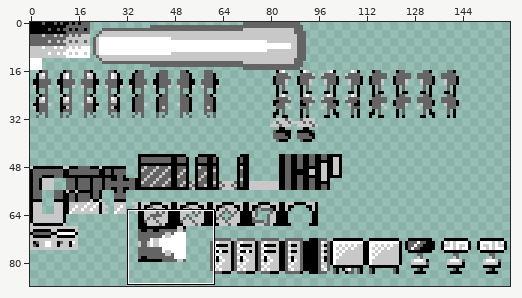
Edited in one commit: pixel-art file (assets/SpriteSheet-1.ase). Above: a wide view before the commit, with the close-up outlined.
Close-up. Earlier state:
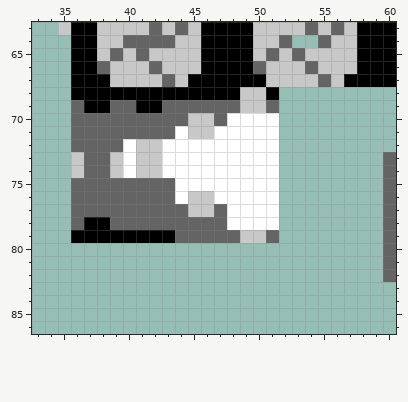
160x144 pixels, 1 frame. Shown: x 33..60, y 63..86. The wide view leaves out empty margins.
Now the later version:
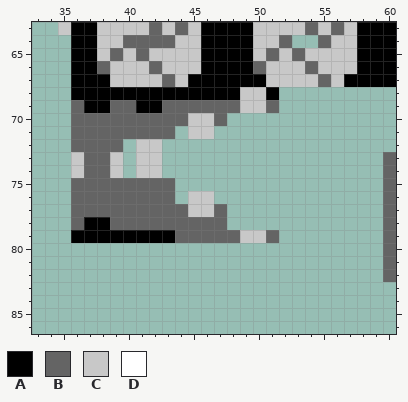
Palette (. is transparent): A #000000  B #646464  C #c8c8c8  D #ffffff
Change:
Changed rows in their new state; - is an unchanged pixel.
Layer "Sprites":
first column x 40:
70 --------....
71 ----.--.....
72 .--.........
73 .--.........
74 .--.........
75 ----........
76 ----.--.....
77 --------....
78 --------....
Where, in picture pixels (left, top, right, bottom), the same in both close-ups:
erased: (123, 113, 279, 230)
